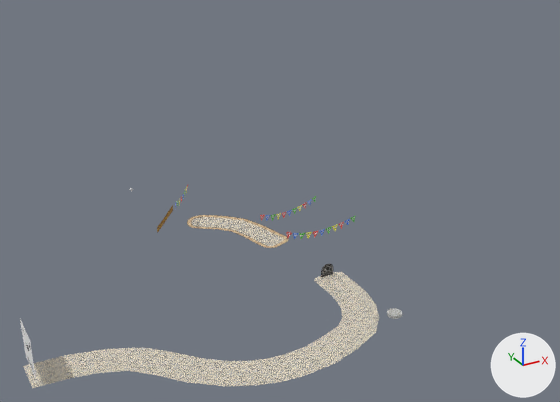
Before and after pictures for a commit that changed the Blender file Blender Models/Prologue/PROA.blend.
Camera for both pictures: a camera (50 mm lens) standing at (-53.6, -99.0, 57.4) and looking at (4.0, 5.7, 5.0). Arrows for +X, +Y and +Z are at lower right; the lights stay in place.
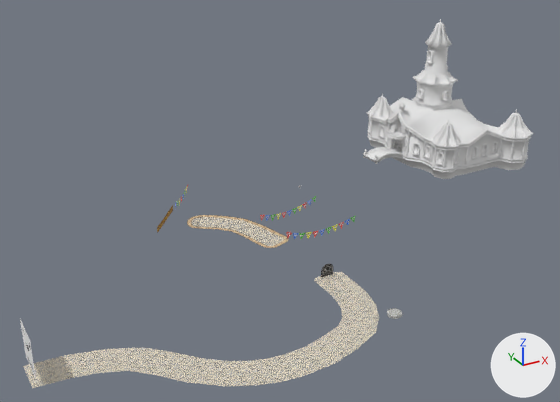
The change, as a diff of the scene's bpy script:
```diff
--- a/Blender Models/Prologue/PROA.blend.py
+++ b/Blender Models/Prologue/PROA.blend.py
@@ mat_m3blockkiwa_v @@
+mat_m3blockkiwa_v = diffuse_material('m3BlockKiwa_v')
+mat_m3blockkiwa_v.base_color = (0.8, 0.8, 0.8)  # white #e7e7e7
@@ mat_m4cuttencastleedita_blockkiwa_v @@
+mat_m4cuttencastleedita_blockkiwa_v = diffuse_material('m4CuttenCastleEditA_BlockKiwa_v')
+mat_m4cuttencastleedita_blockkiwa_v.base_color = (0.8, 0.8, 0.8)  # white #e7e7e7
@@ mat_m26temp_parts_v @@
+mat_m26temp_parts_v = diffuse_material('m26temp_Parts_v')
+mat_m26temp_parts_v.base_color = (0.8, 0.8, 0.8)  # white #e7e7e7
@@ mat_m13yane01_r_v @@
+mat_m13yane01_r_v = diffuse_material('m13Yane01_r_v')
+mat_m13yane01_r_v.base_color = (0.8, 0.8, 0.8)  # white #e7e7e7
@@ mat_m1block02_v @@
+mat_m1block02_v = diffuse_material('m1Block02_v')
+mat_m1block02_v.base_color = (0.8, 0.8, 0.8)  # white #e7e7e7
@@ mat_m23mado_v @@
+mat_m23mado_v = diffuse_material('m23mado_v')
+mat_m23mado_v.base_color = (0.8, 0.8, 0.8)  # white #e7e7e7
@@ mat_m17aa_gaito_v @@
+mat_m17aa_gaito_v = diffuse_material('m17aa_Gaito_v')
+mat_m17aa_gaito_v.base_color = (0.8, 0.8, 0.8)  # white #e7e7e7
@@ mat_m8peach_v @@
+mat_m8peach_v = diffuse_material('m8Peach_v')
+mat_m8peach_v.base_color = (0.8, 0.8, 0.8)  # white #e7e7e7
@@ mat_m0block00_v @@
+mat_m0block00_v = diffuse_material('m0Block00_v')
+mat_m0block00_v.base_color = (0.8, 0.8, 0.8)  # white #e7e7e7
@@ me_meshid1_name_000 @@
+me_meshid1_name_000.from_pydata(...)  # 4868 vertices, 7270 faces; spans x 35.3..66.9, y 8.1..42.6, z -1.6..28.0
+me_meshid1_name_000.materials.append(mat_m13yane01_r_v)  # its picture is missing
+me_meshid1_name_000.materials.append(mat_m3blockkiwa_v)  # its picture is missing
+me_meshid1_name_000.materials.append(mat_m4cuttencastleedita_blockkiwa_v)  # its picture is missing
+me_meshid1_name_000.materials.append(mat_m23mado_v)  # its picture is missing
+me_meshid1_name_000.materials.append(mat_m8peach_v)  # its picture is missing
+me_meshid1_name_000.materials.append(mat_m26temp_parts_v)  # white #e7e7e7
+me_meshid1_name_000.materials.append(mat_m1block02_v)  # white #e7e7e7
+me_meshid1_name_000.materials.append(mat_m0block00_v)  # white #e7e7e7
+me_meshid1_name_000.materials.append(mat_m17aa_gaito_v)  # its picture is missing
@@ ob_castle @@
+ob_castle = bpy.data.objects.new('Castle', me_meshid1_name_000)
+ob_castle.location = (0.0, 0.0, 0.0)
```

Location of each change, (x1, y1, x2, y2) in pixels of the pictures (560 x 402 px):
'Castle', added: after (363, 19, 533, 179)
    faces in mat_m0block00_v (white #e7e7e7): (363, 45, 532, 179)
    faces in mat_m13yane01_r_v (its picture is missing): (367, 22, 533, 148)
    faces in mat_m4cuttencastleedita_blockkiwa_v (its picture is missing): (368, 117, 526, 168)
    faces in mat_m23mado_v (its picture is missing): (364, 52, 496, 163)
    faces in mat_m3blockkiwa_v (its picture is missing): (363, 147, 403, 164)
